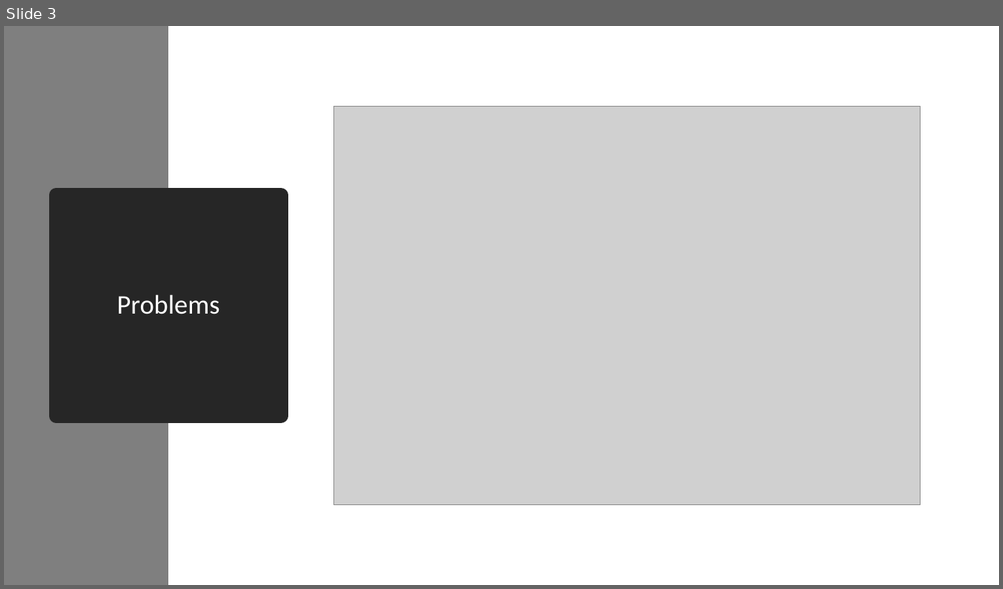
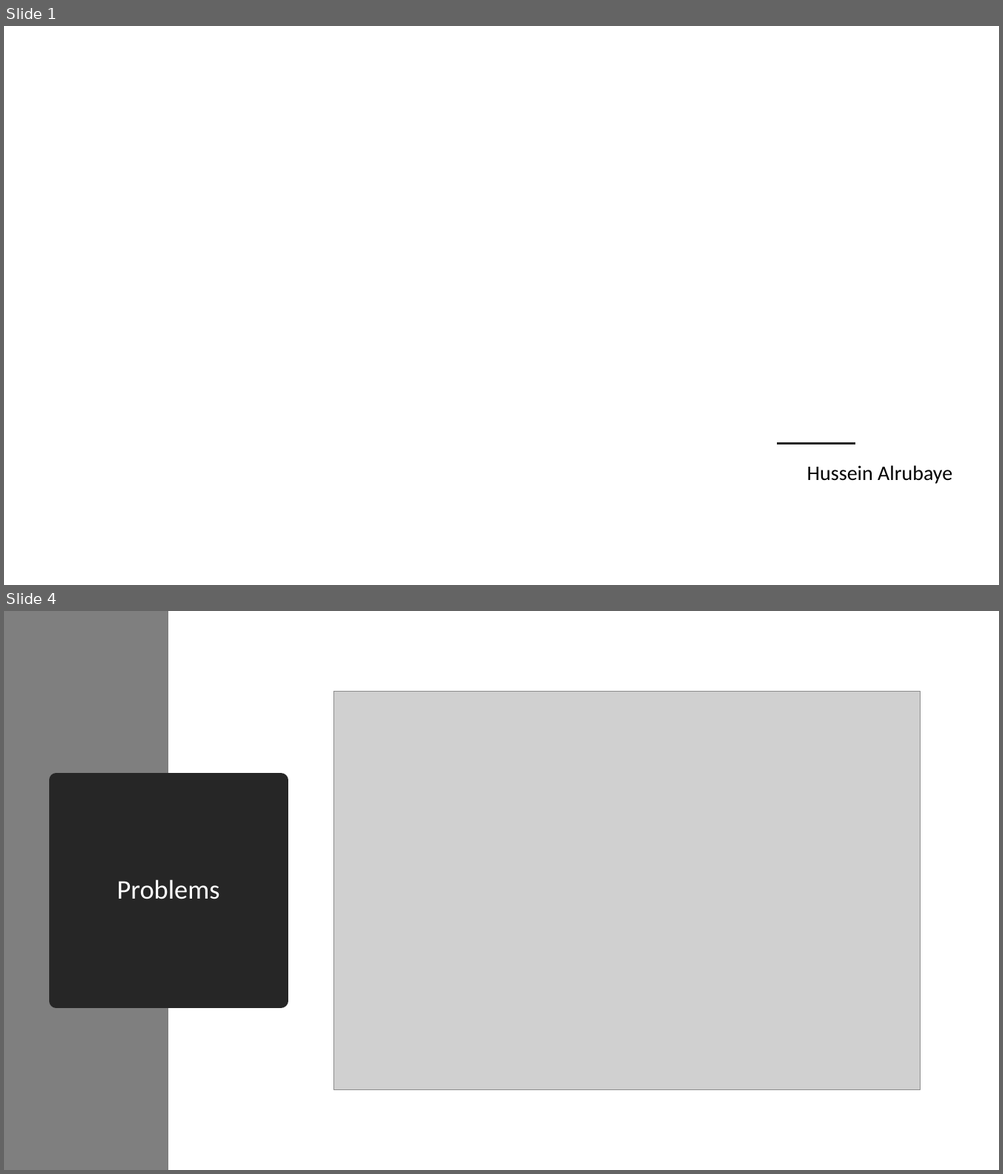
Before and after one commit to hussien89aa/MachineLearning, a slide deck: knn/Presentation1.pptx. Shown one above the other, each under a label of ours: slide 3 before the commit, slides 1 and 4 after it; the slides between them are not shown. The pictures are 1003x589 and 1003x1174 pixels, drawn with LibreOffice and Linux fonts; fonts in the diff are those of the drawing; grey boxes stand for pictures; background and template pictures are left out. Boxes give left, top, right and bottom in pixels: in the first picture for what was removed or moved away, otherwise in the second. Text is boxed around its words. In the diff, an @@ line names an element or a change of style, - is before the commit and + after.

```diff
--- a/knn/Presentation1.pptx
+++ b/knn/Presentation1.pptx
@@ slide 1 added at (x1=4, y1=26, x2=999, y2=585), background picture (left out) @@
@@ freeform shape added at (x1=615, y1=212, x2=999, y2=585), fill #FFFFFF at 70% opacity @@
@@ line added from (778, 444) to (854, 444), #262626 2 pt @@
@@ subtitle added at (x1=807, y1=466, x2=952, y2=484), 20 pt, text #000000 @@
+Hussein Alrubaye
@@ what was slide 3 is now slide 4 @@
```
Also in this commit, not shown: 3 slides changed, 1 other slide added, 1 slide removed, 2 other files.
